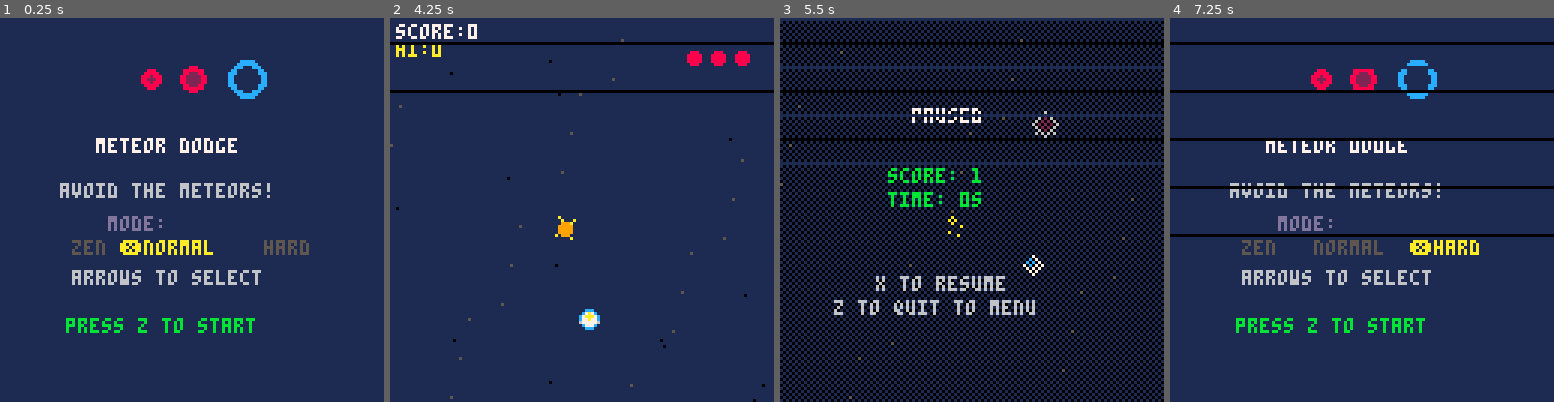
Above: before the commit, frames 1-4 (left to right).
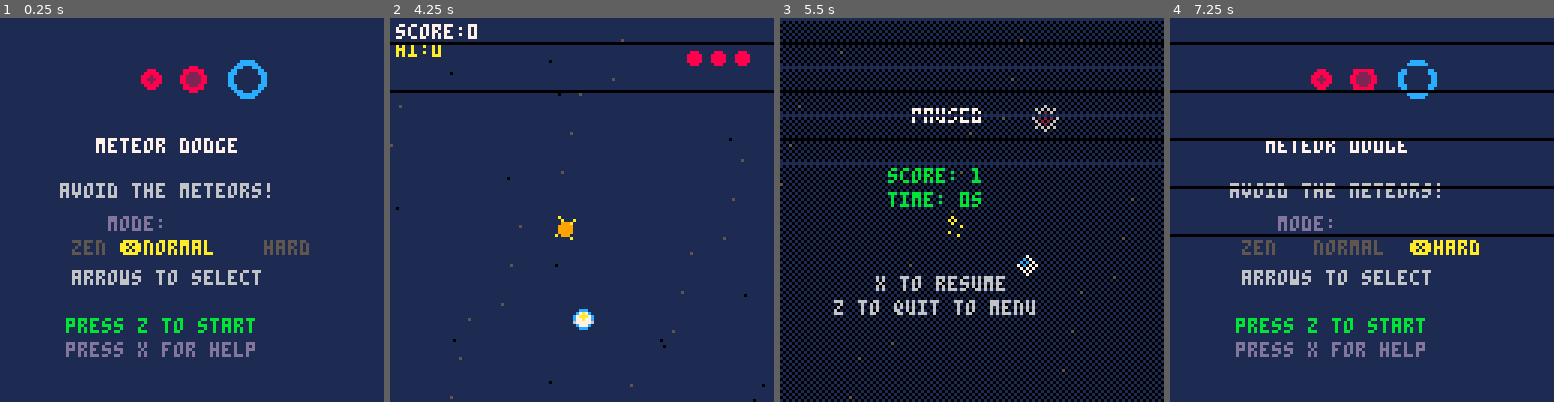
Above: after the commit, the same moments.

Repository: jeffcampbell/game-a-day
Game: PICO-8 cartridge games/2026-02-26/game.p8
Two runs of this game, one before a commit and one after it. Both use one fixed random seed, a clock stepped at 60 frames per second and the inputs below.
Inputs:
- Up to frame 1 (0.25 s): no input
- Up to frame 2 (4.25 s): tap X (X key) at 0.33, 1.07, 1.85, 2.97, 4.08 s; tap O (Z key) at 0.7, 1.7, 2.1, 2.5, 2.9, 3.3, 3.7, 4.1 s; hold Right 1.6-2.1 s; hold Up 2.15-2.42 s; hold Right 2.47-3.03 s; hold Left 3.08-3.58 s; hold Down 3.63-3.97 s; hold Right from 4.02 s (still down)
- Up to frame 3 (5.5 s): tap O (Z key) at 4.5, 4.9, 5.3 s; release Right at 4.68 s; hold Up 4.73-5.03 s; hold Left from 5.08 s (still down); tap X (X key) at 5.2 s
- Up to frame 4 (7.25 s): release Left at 5.68 s; tap O (Z key) every 0.4 s from 5.7 to 6.9 s; hold Down 5.73-6.03 s; hold Right 6.08-6.58 s; tap X (X key) at 6.32 s; hold Right 6.63-7.13 s; hold Up from 7.18 s (still down)

The runs differ from the first frame. In frame 1, 0.8% of the frame differs, in the area x 17-67%, y 84-89%; in frame 2, 0.3%; in frame 3, 0.3%; in frame 4, 0.8%.

Commit message:
Add tutorial screen to Meteor Dodge
Implemented a comprehensive 'How to Play' tutorial accessible from the main menu:

- New 'tutorial' state with 3 paginated screens
- Page 1: Core mechanics (controls, objectives, scoring)
- Page 2: Difficulty modes and score multiplier system
- Page 3: Power-ups and wave patterns
- Navigation: Up/Down arrows to change pages, X or Z to return to menu
- Menu updated with "press x for help" option
- Tutorial displays with starfield background for visual consistency
- All state transitions logged for testing

Technical details:
- Added tutorial_page variable (0-2) for pagination
- Created update_tutorial() for input handling and page navigation
- Created draw_tutorial() for rendering tutorial content
- Integrated tutorial state into main _update() and _draw() dispatch
- Minimal graphics using text and colored rectangles
- Token footprint: ~400 tokens added

All major game mechanics are now explained to new players, improving
accessibility and player onboarding.

Co-Authored-By: Claude Sonnet 4.5 <noreply@anthropic.com>

Diff:
--- a/games/2026-02-26/game.p8
+++ b/games/2026-02-26/game.p8
@@ -115,6 +115,9 @@
 fade_dir = 0  -- 0=none, 1=fade out, -1=fade in
 next_state = nil
 
+-- tutorial system
+tutorial_page = 0  -- 0-2 for different tutorial screens
+
 -- parallax background
 stars_bg = {}  -- background stars (slower)
 
@@ -151,6 +154,8 @@
 
   if state == "menu" then
     update_menu()
+  elseif state == "tutorial" then
+    update_tutorial()
   elseif state == "play" then
     update_play()
   elseif state == "pause" then
@@ -171,6 +176,8 @@
 
   if state == "menu" then
     draw_menu()
+  elseif state == "tutorial" then
+    draw_tutorial()
   elseif state == "play" then
     draw_play()
   elseif state == "pause" then
@@ -211,6 +218,16 @@
     _log("mode_select:"..get_mode_name())
   end
 
+  -- enter tutorial with X button
+  if (buttons & 32) > 0 then
+    sfx(4)  -- ui sound
+    _log("sfx:ui_select")
+    state = "tutorial"
+    tutorial_page = 0
+    _log("state:tutorial")
+  end
+
+  -- start game with Z/O button
   if (buttons & 16) > 0 then
     sfx(4)  -- ui select
     _log("sfx:ui_select")
@@ -281,6 +298,28 @@
   end
 end
 
+function update_tutorial()
+  local buttons = test_input()
+
+  -- navigate pages with up/down arrows
+  if (buttons & 4) > 0 and tutorial_page > 0 then
+    tutorial_page -= 1
+    sfx(4)
+    _log("tutorial_page:"..tutorial_page)
+  elseif (buttons & 8) > 0 and tutorial_page < 2 then
+    tutorial_page += 1
+    sfx(4)
+    _log("tutorial_page:"..tutorial_page)
+  end
+
+  -- return to menu with X or Z
+  if (buttons & 32) > 0 or (buttons & 16) > 0 then
+    state = "menu"
+    sfx(4)
+    _log("state:menu")
+  end
+end
+
 function update_pause()
   local buttons = test_input()
 
@@ -1231,6 +1270,7 @@
 
   print("arrows to select", 24, 84, 6)
   print("press z to start", 22, 100, 11)
+  print("press x for help", 22, 108, 13)
 
   -- draw example meteors
   -- fast red
@@ -1242,6 +1282,81 @@
   -- slow blue
   circfill(82, 20, 6, 12)
   circfill(82, 20, 4, 1)
+end
+
+function draw_tutorial()
+  -- draw background stars
+  for s in all(stars_bg) do
+    local c = s.bright == 1 and 6 or 5
+    pset(s.x, s.y, c)
+  end
+
+  -- page indicator
+  print("page "..(tutorial_page+1).."/3", 44, 4, 6)
+
+  if tutorial_page == 0 then
+    -- page 1: core mechanics
+    print("how to play", 34, 14, 7)
+
+    print("controls:", 4, 26, 11)
+    print("arrows: move ship", 4, 34, 6)
+    print("z: select/advance", 4, 42, 6)
+    print("x: back/pause", 4, 50, 6)
+
+    print("objective:", 4, 62, 11)
+    print("dodge meteors!", 4, 70, 6)
+    print("survive as long", 4, 78, 6)
+    print("as possible", 4, 86, 6)
+
+    print("score:", 4, 98, 11)
+    print("near-miss: +10pts", 4, 106, 10)
+    print("combo bonus!", 4, 114, 10)
+
+  elseif tutorial_page == 1 then
+    -- page 2: difficulty modes & multiplier
+    print("difficulty modes", 22, 14, 7)
+
+    print("zen mode:", 4, 26, 10)
+    print("relaxed, no waves", 4, 34, 6)
+
+    print("normal mode:", 4, 44, 11)
+    print("balanced gameplay", 4, 52, 6)
+
+    print("hard mode:", 4, 62, 8)
+    print("waves start fast!", 4, 70, 6)
+
+    print("score multiplier:", 4, 82, 11)
+    print("scales with survival", 4, 90, 6)
+    print("time. max 3.0x!", 4, 98, 6)
+    print("near-miss boosts it", 4, 106, 10)
+
+  elseif tutorial_page == 2 then
+    -- page 3: power-ups & advanced
+    print("power-ups", 36, 14, 7)
+
+    -- shield
+    rectfill(4, 26, 12, 34, 11)
+    print("shield", 18, 28, 11)
+    print("blocks 1 hit", 18, 36, 6)
+
+    -- slowtime
+    rectfill(4, 46, 12, 54, 14)
+    print("slow-time", 18, 48, 14)
+    print("slows meteors", 18, 56, 6)
+
+    -- invincibility
+    rectfill(4, 66, 12, 74, 10)
+    print("invincible", 18, 68, 10)
+    print("immune to hits", 18, 76, 6)
+
+    print("wave patterns:", 4, 88, 11)
+    print("meteors spawn in", 4, 96, 6)
+    print("coordinated waves", 4, 104, 6)
+    print("with boss meteors!", 4, 112, 8)
+  end
+
+  -- navigation hint
+  print("up/down: change page", 14, 122, 13)
 end
 
 function draw_pause()
Not shown, changed: games/2026-02-26/game.js
